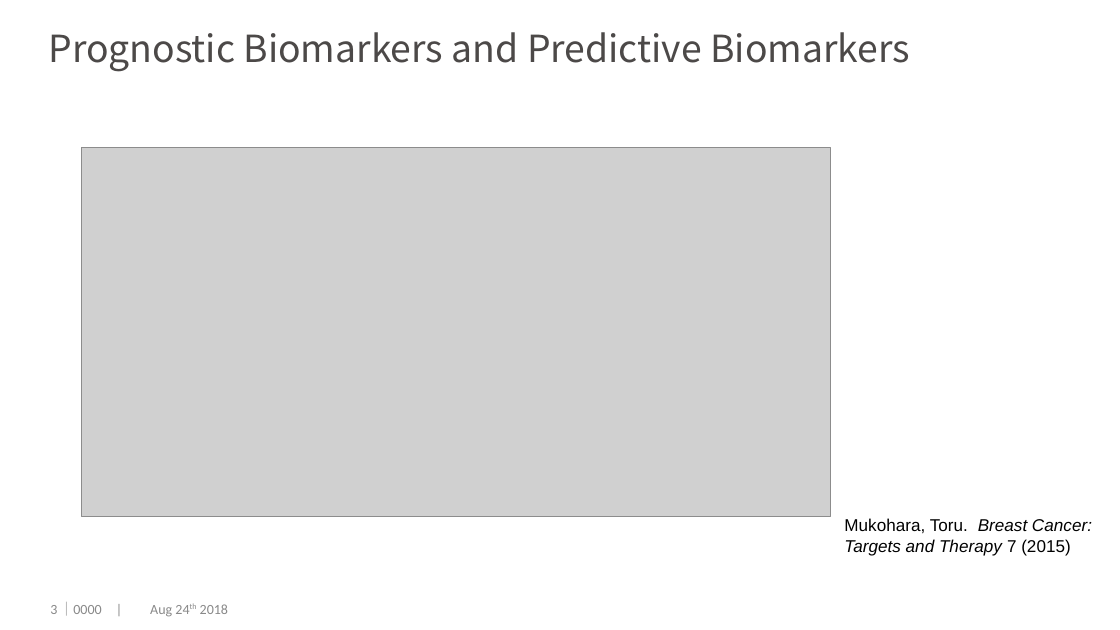
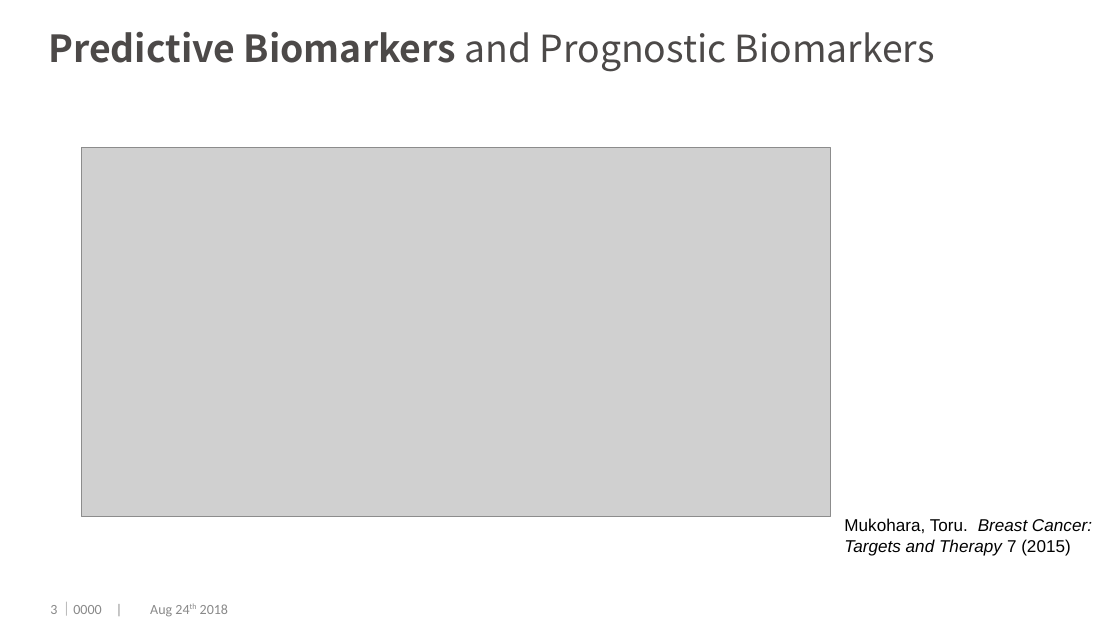
Before and after one commit to dengwx11/GroupLasso, a slide deck: slide 4 of manu & slides/Final.pptx. Drawn at 1120x630 pixels with LibreOffice and Linux fonts; fonts in the diff are those of the drawing; grey boxes stand for pictures; background and template pictures are left out. Boxes give left, top, right and bottom in pixels: in the first picture for what was removed or moved away, otherwise in the second. Text is boxed around its words. In the diff, an @@ line names an element or a change of style, - is before the commit and + after.

```diff
--- a/manu & slides/Final.pptx
+++ b/manu & slides/Final.pptx
@@ title at (48,31,935,72): text changed @@
-Prognostic Biomarkers and Predictive Biomarkers
+Predictive Biomarkers and Prognostic Biomarkers
```
Also in this commit, not shown: 1 other slide changed.
